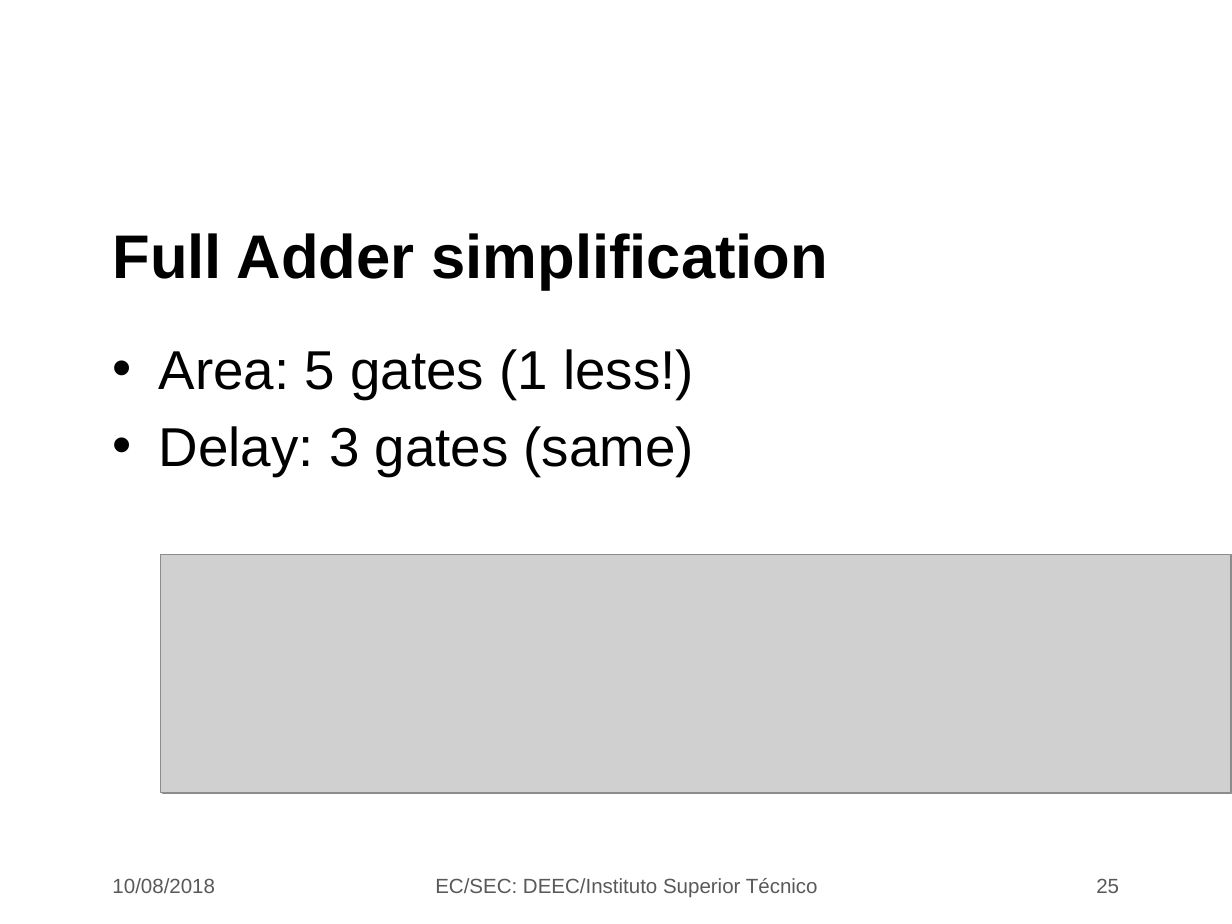
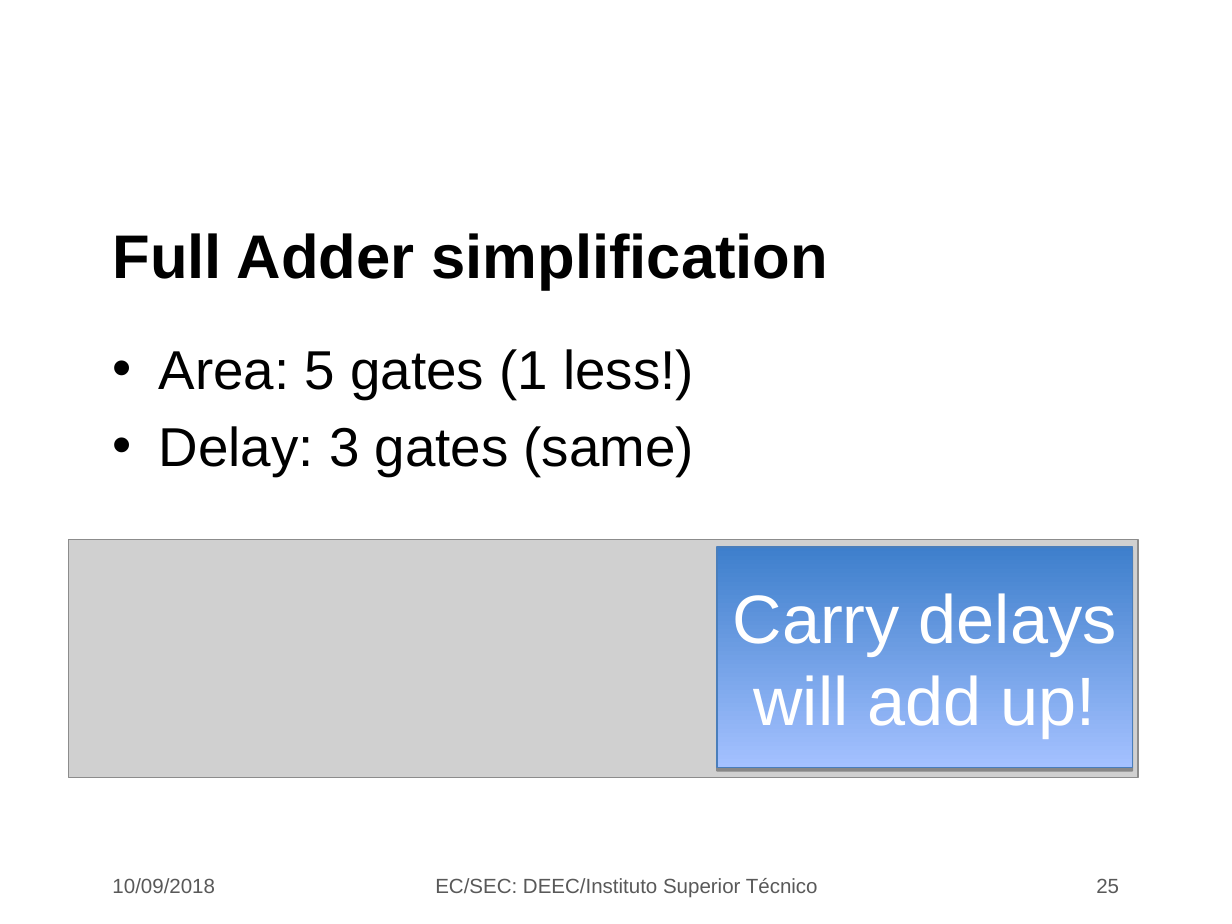
Before and after one commit to jjts/ist-sec, a slide deck: slide 25 of lectures/l7_adders/l7.odp. Drawn at 1232x924 pixels with LibreOffice and Linux fonts; fonts in the diff are those of the drawing; grey boxes stand for pictures; background and template pictures are left out. Boxes give left, top, right and bottom in pixels: in the first picture for what was removed or moved away, otherwise in the second. Text is boxed around its words. In the diff, an @@ line names an element or a change of style, - is before the commit and + after.

```diff
--- a/lectures/l7_adders/l7.odp
+++ b/lectures/l7_adders/l7.odp
@@ picture: place and size @@
-picture at box(161, 554, 1231, 792)
+picture at box(69, 540, 1138, 777)
@@ picture removed at box(163, 554, 1232, 793) @@
@@ rectangle "Carry delays will add up!": place and size @@
-rectangle "Carry delays will add up!" at box(809, 562, 1225, 782)
+rectangle "Carry delays will add up!" at box(717, 547, 1132, 768)
@@ text at box(112, 878, 215, 893): text changed @@
-10/08/2018
+10/09/2018
```
Also in this commit, not shown: 32 other slides changed, 1 slide removed, 3 other files.
